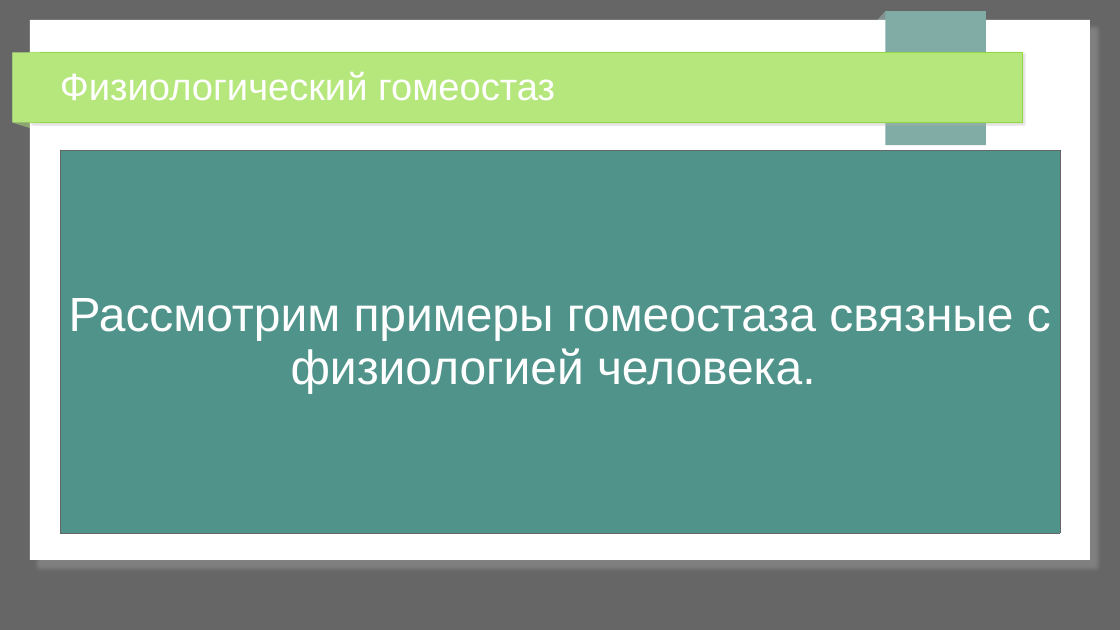
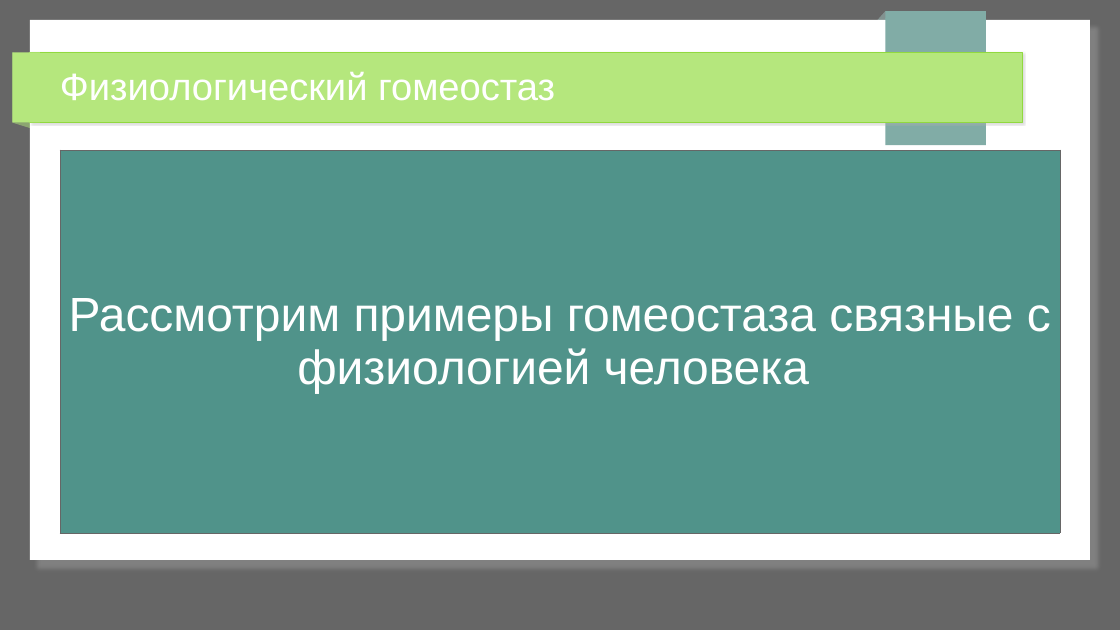
Before and after one commit to Chularev/articles, a slide deck: slide 2 of Psychology/гомеастаз.odp. Drawn at 1120x630 pixels with LibreOffice and Linux fonts; fonts in the diff are those of the drawing. Boxes give left, top, right and bottom in pixels: in the first picture for what was removed or moved away, otherwise in the second. Text is boxed around its words. In the diff, an @@ line names an element or a change of style, - is before the commit and + after.

```diff
--- a/Psychology/гомеастаз.odp
+++ b/Psychology/гомеастаз.odp
@@ table at box(60, 150, 1060, 534) @@
-row 1, column 1: Рассмотрим примеры гомеостаза связные с физиологией человека.
+row 1, column 1: Рассмотрим примеры гомеостаза связные с физиологией человека
```
Also in this commit, not shown: 1 other slide changed, 1 other file.
